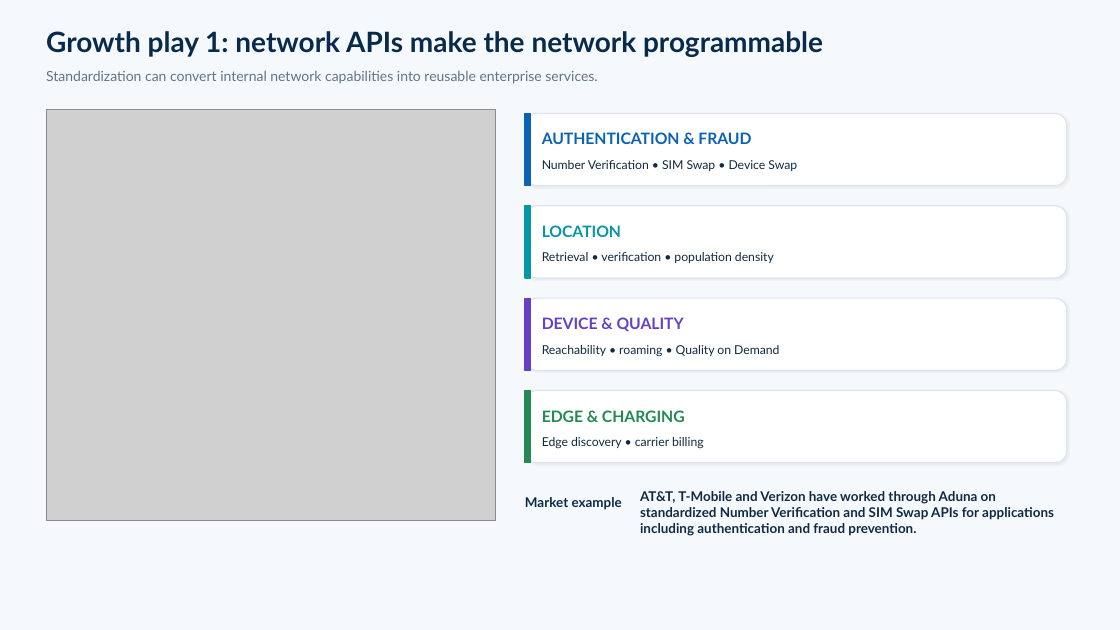
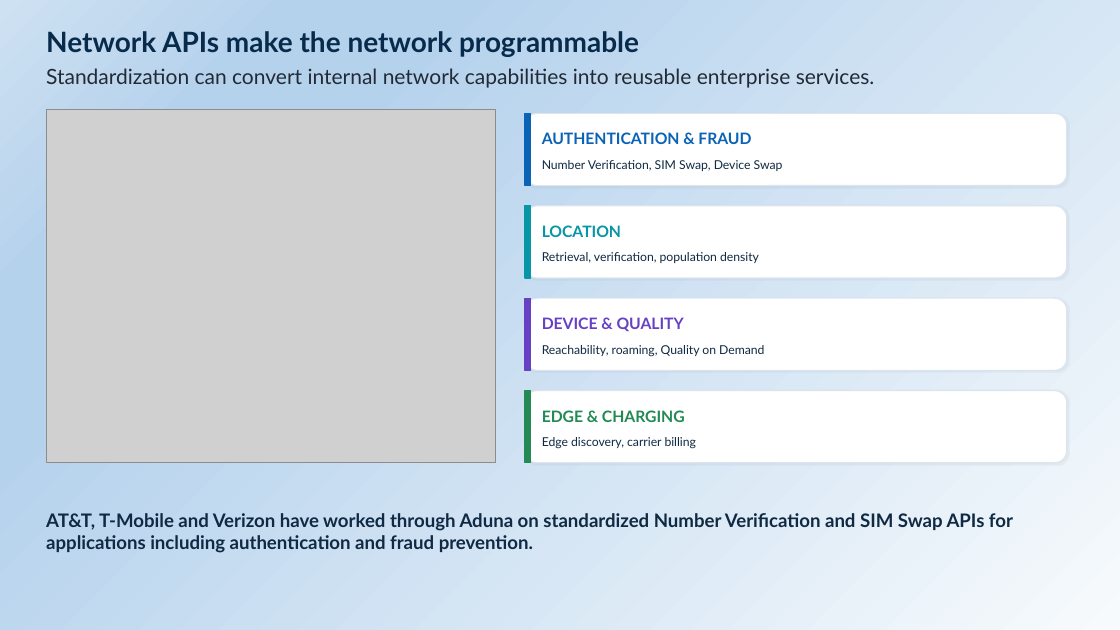
Before and after one commit to rajkamal1410/Invent-Telco-AI-Initiatives, a slide deck: slide 5 of documents/Intelligent_Telco_Infographic_Rich_Presentation.pptx (slide 7 before the commit). Drawn at 1120x630 pixels with LibreOffice and Linux fonts; fonts in the diff are those of the drawing; grey boxes stand for pictures. Boxes give left, top, right and bottom in pixels: in the first picture for what was removed or moved away, otherwise in the second. Text is boxed around its words. In the diff, an @@ line names an element or a change of style, - is before the commit and + after.

```diff
--- a/documents/Intelligent_Telco_Infographic_Rich_Presentation.pptx
+++ b/documents/Intelligent_Telco_Infographic_Rich_Presentation.pptx
@@ background #F6F9FC to gradient #F7FAFD to #B5D2EC to #CEE1F2 @@
@@ text at box(46, 31, 639, 57): text changed @@
-Growth play 1: network APIs make the network programmable
+Network APIs make the network programmable
@@ text "Standardization can convert internal network ..." at box(46, 68, 875, 88): size 12 to 18 pt, text colour #627487 to #222A35 @@
@@ picture: place and size @@
-picture at box(46, 109, 496, 521)
+picture at box(46, 109, 496, 463)
@@ text at box(542, 160, 783, 171): text changed @@
-Number Verification • SIM Swap • Device Swap
+Number Verification, SIM Swap, Device Swap
@@ text at box(542, 252, 759, 263): text changed @@
-Retrieval • verification • population density
+Retrieval, verification, population density
@@ text at box(542, 345, 764, 357): text changed @@
-Reachability • roaming • Quality on Demand
+Reachability, roaming, Quality on Demand
@@ text at box(542, 437, 697, 449): text changed @@
-Edge discovery • carrier billing
+Edge discovery, carrier billing
@@ text "AT&T, T-Mobile and Verizon have ...": place and size @@
-text "AT&T, T-Mobile and Verizon have ..." at box(640, 491, 1054, 536)
+text "AT&T, T-Mobile and Verizon have ..." at box(46, 513, 1013, 553)
@@ text "AT&T, T-Mobile and Verizon have ..." at box(46, 513, 1013, 553): size 11.5 to 16 pt @@
@@ text removed at box(525, 497, 622, 510) @@
-Market example
```
Also in this commit, not shown: 13 other slides changed, 1 slide removed, 7 other files.
